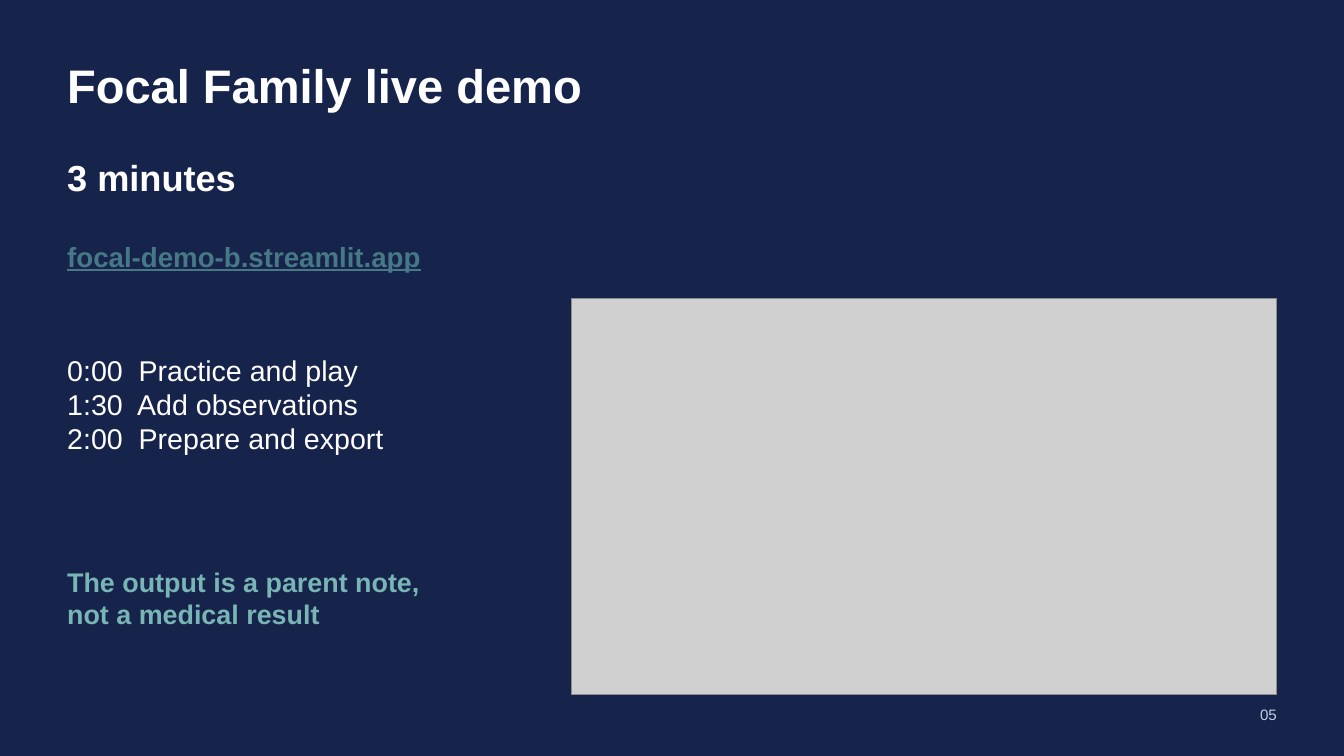
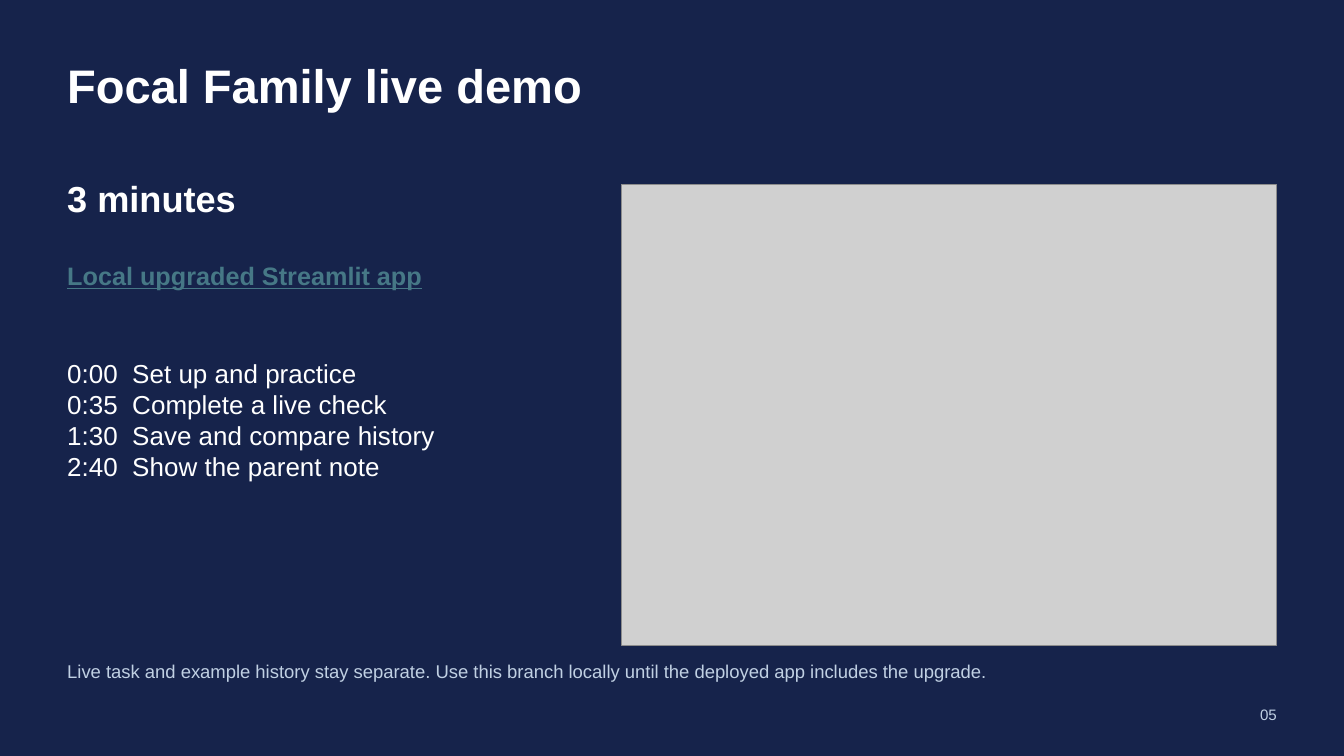
Before and after one commit to haydn-s/focal-technologies, a slide deck: slide 5 of docs/presentations/executive-pitch/Focal Family Executive Pitch.pptx. Drawn at 1344x756 pixels with LibreOffice and Linux fonts; fonts in the diff are those of the drawing; grey boxes stand for pictures. Boxes give left, top, right and bottom in pixels: in the first picture for what was removed or moved away, otherwise in the second. Text is boxed around its words. In the diff, an @@ line names an element or a change of style, - is before the commit and + after.

Commit message:
Upgrade Focal Family live tasks and performance history

```diff
--- a/docs/presentations/executive-pitch/Focal Family Executive Pitch.pptx
+++ b/docs/presentations/executive-pitch/Focal Family Executive Pitch.pptx
@@ text "3 minutes": place and size @@
-text "3 minutes" at <box>67,164,236,192</box>
+text "3 minutes" at <box>67,185,236,213</box>
@@ picture: place and size @@
-picture at <box>572,298,1276,695</box>
+picture at <box>622,185,1276,645</box>
@@ text removed at <box>67,247,420,272</box> @@
-focal-demo-b.streamlit.app
@@ text added at <box>67,267,422,290</box>, 22.5 pt, text #467886, bold, underline @@
+Local upgraded Streamlit app
@@ text at <box>67,364,435,482</box>: text changed; size 25.5 to 23.2 pt @@
-0:00 Practice and play
-1:30 Add observations
-2:00 Prepare and export
+0:00 Set up and practice
+0:35 Complete a live check
+1:30 Save and compare history
+2:40 Show the parent note
@@ text removed at <box>67,572,419,624</box> @@
-The output is a parent note,
-not a medical result
@@ text added at <box>67,664,987,682</box>, 16.5 pt, text #C0D0E3 @@
+Live task and example history stay separate. Use this branch locally until the deployed app includes the upgrade.
```
Also in this commit, not shown: 8 other slides changed, 1 slide added, 1 slide removed, 13 other files.
